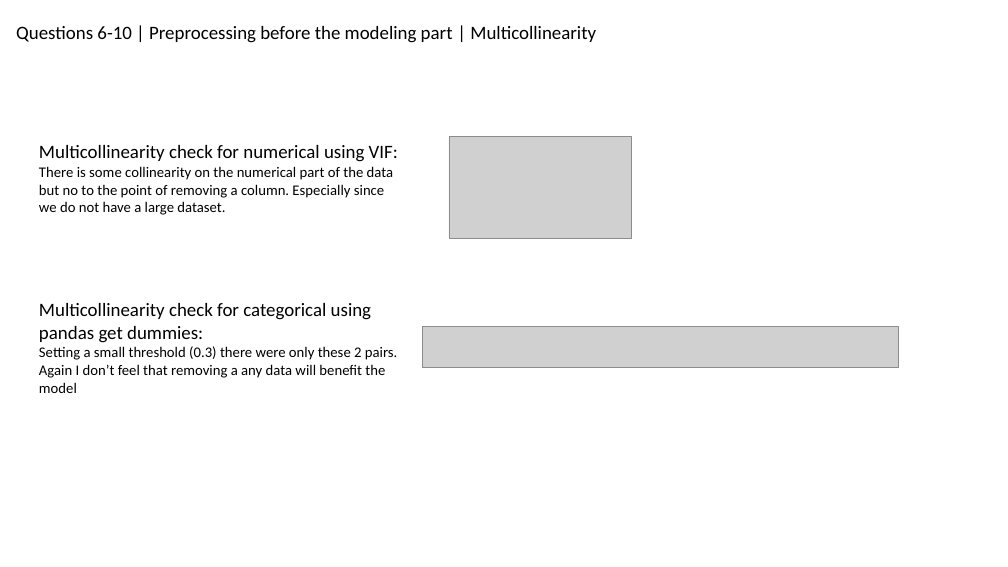
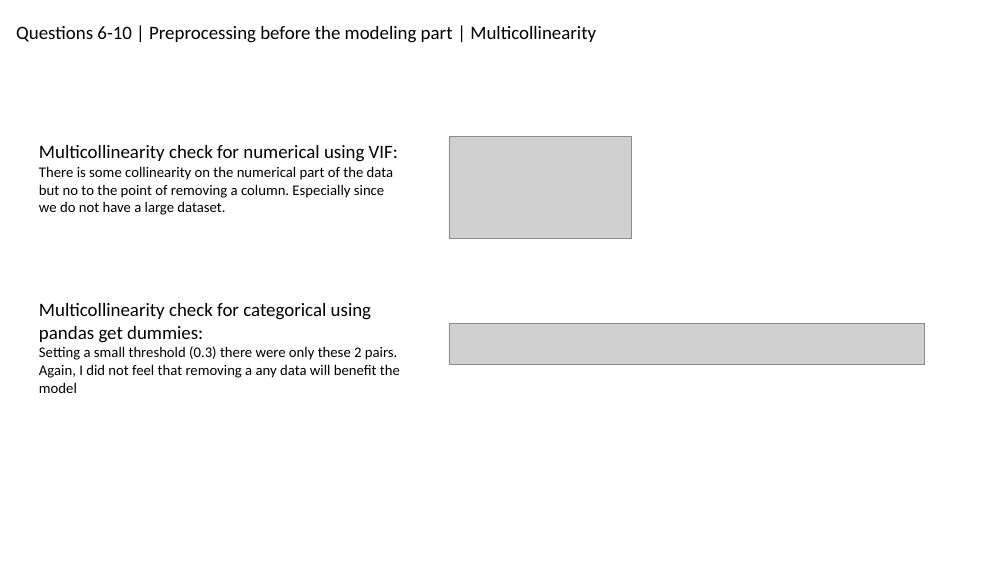
Before and after one commit to ownedbyphysics/ferProject, a slide deck: slide 7 of GeorgopoulosSpyros_FerreroPresentation.pptx. Drawn at 1008x567 pixels with LibreOffice and Linux fonts; fonts in the diff are those of the drawing; grey boxes stand for pictures. Boxes give left, top, right and bottom in pixels: in the first picture for what was removed or moved away, otherwise in the second. Text is boxed around its words. In the diff, an @@ line names an element or a change of style, - is before the commit and + after.

```diff
--- a/GeorgopoulosSpyros_FerreroPresentation.pptx
+++ b/GeorgopoulosSpyros_FerreroPresentation.pptx
@@ picture: place and size @@
-picture at [423,327,898,368]
+picture at [449,324,925,364]
@@ text at [39,364,400,393]: text changed @@
-Again I don’t feel that removing a any data will benefit the model
+Again, I did not feel that removing a any data will benefit the model
```
Also in this commit, not shown: 7 other slides changed, 1 slide added, 1 slide removed, 3 other files.
